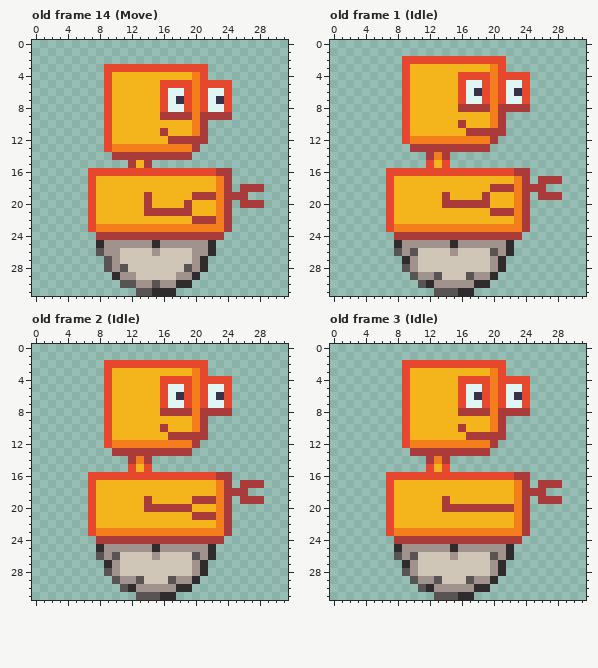
Edited in one commit: pixel-art file (Game Project/art_source/Robot_v2.aseprite). The picture above is the old version.
32x32 pixels, 15 frames. Shown: old frame 14 (Move), old frame 1 (Idle), old frame 2 (Idle), old frame 3 (Idle). The commit also changed other frames, which this record leaves out.
The result:
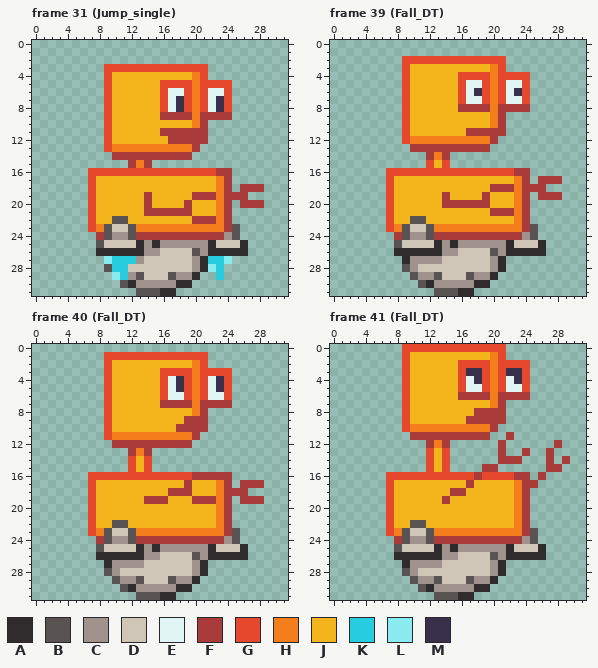
Palette (. is transparent): A #302c2e  B #5a5353  C #a0938e  D #cfc6b8  E #dff6f5  F #a93b3b  G #e6482e  H #f47e1b  J #f4b41b  K #28ccdf  L #8aebf1  M #39314b
A new or re-ordered frame is compared with the old frame closest to it.
Diff:
frames 15 -> 41
layer "Down thruster" added
Changed rows in their new state; - is an unchanged pixel.
Frame 31 (Jump_single) is new; against old frame 14 (Move), layers "Down thruster", "Bot":
first column x 17:
 8 -M----M
11 FFFF---
first column x 13:
15 H
first column x 8:
22 --BB---------------
23 -BDDB------------B-
24 -BCCB-----------CB-
25 BDDDDA---------DDDA
26 AAAAAAC-----B--AAAA
27 -LKKKC--------KKL--
28 --KK-------D--LK---
29 --LK-B---B-----K---
30 ----A--C-----------
31 -------B-----------
Frame 39 (Fall_DT) is new; against old frame 1 (Idle), layers "Down thruster", "Bot":
first column x 16:
10 J
first column x 8:
22 --BB---------------
23 -BDDB------------B-
24 -BCCB-----------CB-
25 BDDDDA---------DDDA
26 AAAAAAC--------AAAA
27 ---CCC-------------
Frame 40 (Fall_DT) is new; against old frame 2 (Idle), layers "Down thruster", "Bot":
first column x 8:
 1 -GGGGGGGGGGGGG-----
 2 --JJJJJJJJJJH------
 3 --------GGGG--GGG--
 4 ---------EM---EM---
 5 ----------M----M---
 6 ----------E----E---
 7 --------FFFF-FFFF--
 8 --------JJJJ--...--
 9 -----------FF------
10 --------J-FFF------
11 --HHHHHHHHHH-.-----
12 -.FFFFFFFFFF.------
13 --..-H-.....-------
14 ----GJG------------
16 ------------FFF----
17 -----------F-------
18 ---------FFF-------
19 -------FF----------
20 ------JJJJJJ-------
21 ------------JJJ----
22 --BB---------------
23 -BDDB------------B-
24 -BCCB-----------CB-
25 BDDDDA---------DDDA
26 AAAAAAC--------AAAA
27 ---CCC-------------
Frame 41 (Fall_DT) is new; against old frame 3 (Idle), layers "Down thruster", "Bot":
first column x 8:
 0 -GGGGGGGGGGGGG--------
 1 -GJJJJJJJJJJHG--------
 2 --JJJJJJ----H-GGG-----
 3 --------GMMG--MMG-----
 4 ---------EM---EM------
 6 --------FFFF-FFFF-----
 7 --------JJJJ-F...-----
 8 --------JJ--F-...-----
 9 ---------FFFF---------
10 --HHHHHHHHHHF.--------
11 -.FFFFFFF---..F-------
12 -...F-F......F------F-
13 --..GJG.....-F--F--F--
14 ----GJG------FFF---F-F
15 -----------FF------FF-
16 ----------F-------F---
17 ---------F-------F...-
18 -------FF--------..---
19 ------------------...-
20 ------JJJJJJJJJ-------
22 --BB------------------
23 -BDDB------------B----
24 -BCCB-----------CB----
25 BDDDDA---------DDDA---
26 AAAAAAC--------AAAA---
27 ---CCC----------------
